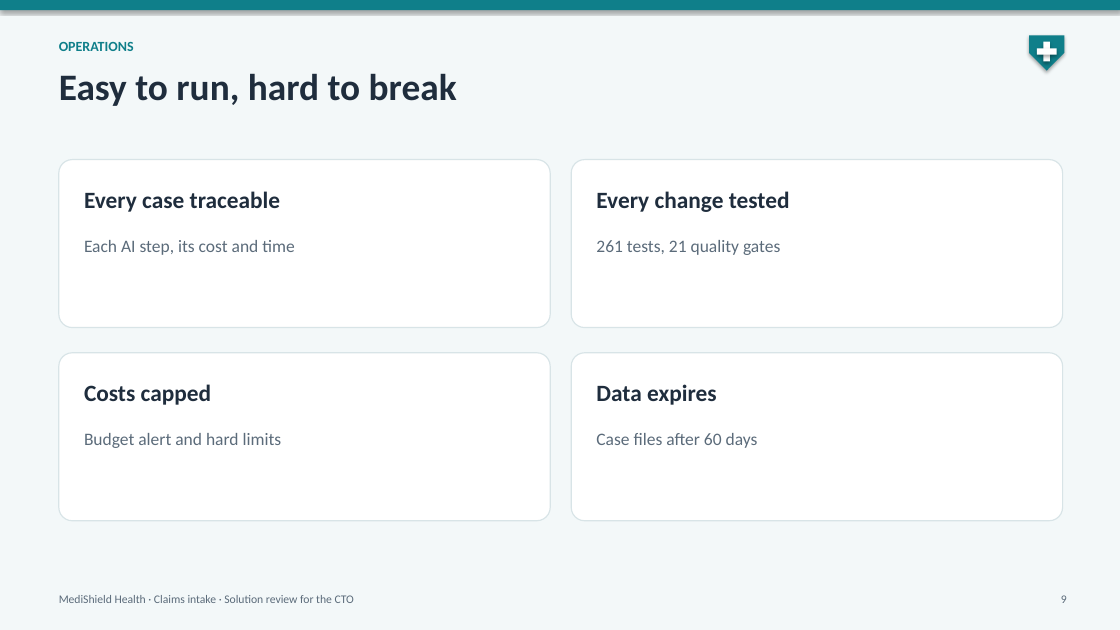
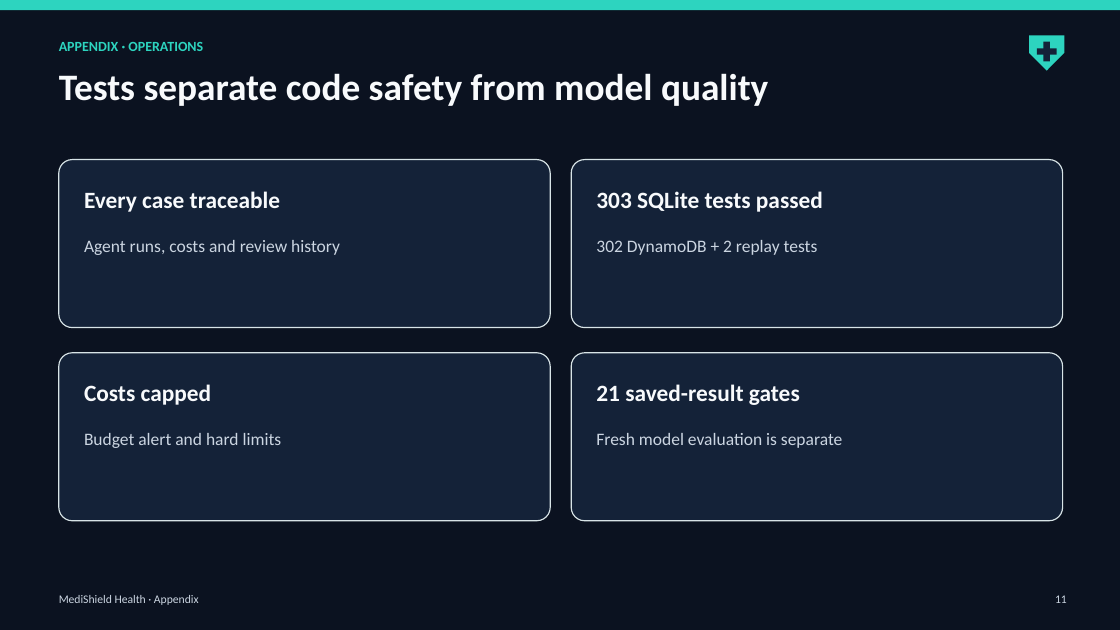
Before and after one commit to raghav010126/Capstone, a slide deck: slide 11 of docs/MediShield_capstone.pptx (slide 9 before the commit). Drawn at 1120x630 pixels with LibreOffice and Linux fonts; fonts in the diff are those of the drawing. Boxes give left, top, right and bottom in pixels: in the first picture for what was removed or moved away, otherwise in the second. Text is boxed around its words. In the diff, an @@ line names an element or a change of style, - is before the commit and + after.

Commit message:
Published evaluation re-run in OCR-first mode (as deployed): decisions identical to the pre-fix baseline, $0.08/case; docs and the dark deck's figures updated to match; deck kept as a finished file

```diff
--- a/docs/MediShield_capstone.pptx
+++ b/docs/MediShield_capstone.pptx
@@ background #F3F8F9 to #0B1220 @@
@@ rectangle at <box>0,0,1120,10</box>: fill #0F7F8A to #2DD4BF; shadow off @@
@@ text at <box>59,42,203,51</box>: text changed; text colour #0F7F8A to #2DD4BF @@
-OPERATIONS
+APPENDIX · OPERATIONS
@@ pentagon arrow at <box>1029,35,1065,71</box>: fill #0F7F8A to #2DD4BF; shadow off @@
@@ rectangle at <box>1037,49,1057,55</box>: fill #FFFFFF to #142238; shadow off @@
@@ rectangle at <box>1044,42,1050,62</box>: fill #FFFFFF to #142238; shadow off @@
@@ text at <box>59,73,768,106</box>: text changed; text colour #1F2D3D to #F8FAFC @@
-Easy to run, hard to break
+Tests separate code safety from model quality
@@ text "Every case traceable" at <box>84,191,281,212</box>: text colour #1F2D3D to #F8FAFC @@
@@ text at <box>596,191,823,212</box>: text changed; text colour #1F2D3D to #F8FAFC @@
-Every change tested
+303 SQLite tests passed
@@ text at <box>84,240,340,255</box>: text changed; text colour #5B6B7A to #CBD5E1 @@
-Each AI step, its cost and time
+Agent runs, costs and review history
@@ text at <box>596,240,818,255</box>: text changed; text colour #5B6B7A to #CBD5E1 @@
-261 tests, 21 quality gates
+302 DynamoDB + 2 replay tests
@@ fill #FFFFFF to #142238 in 4 elements at <box>59,160,550,328</box>, <box>571,160,1063,328</box>, <box>59,353,550,521</box>, <box>571,353,1063,521</box> @@
@@ text "Costs capped" at <box>84,384,212,405</box>: text colour #1F2D3D to #F8FAFC @@
@@ text at <box>596,384,800,405</box>: text changed; text colour #1F2D3D to #F8FAFC @@
-Data expires
+21 saved-result gates
@@ text "Budget alert and hard limits" at <box>84,433,282,448</box>: text colour #5B6B7A to #CBD5E1 @@
@@ text at <box>596,433,842,448</box>: text changed; text colour #5B6B7A to #CBD5E1 @@
-Case files after 60 days
+Fresh model evaluation is separate
@@ text at <box>59,595,199,605</box>: text changed; text colour #5B6B7A to #CBD5E1 @@
-MediShield Health · Claims intake · Solution review for the CTO
+MediShield Health · Appendix
@@ text at <box>1055,595,1067,603</box>: text changed; text colour #5B6B7A to #CBD5E1 @@
-9
+11
```
Also in this commit, not shown: 9 other slides changed, 2 slides added, 2 slides removed, 15 other files.
